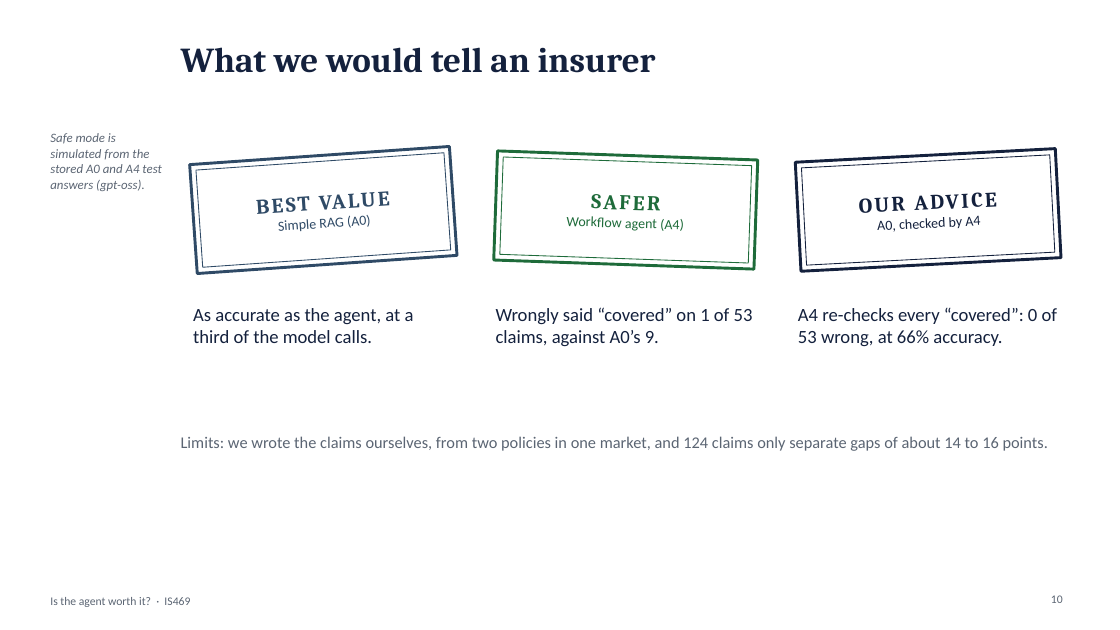
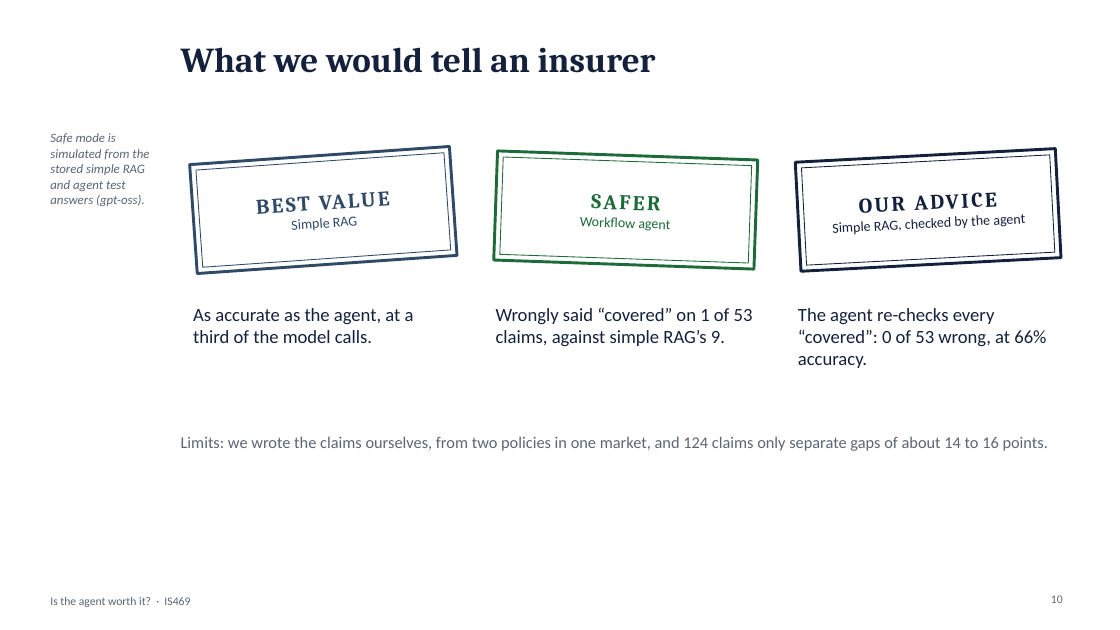
Before and after one commit to yezhan58-oss/insurance_policy_checker-rag, a slide deck: slide 10 of docs/IS469_presentation.pptx. Drawn at 1120x630 pixels with LibreOffice and Linux fonts; fonts in the diff are those of the drawing. Boxes give left, top, right and bottom in pixels: in the first picture for what was removed or moved away, otherwise in the second. Text is boxed around its words. In the diff, an @@ line names an element or a change of style, - is before the commit and + after.

Commit message:
Use setup names (Simple RAG, Workflow agent, ...) instead of codes on slides, script, demo and charts

```diff
--- a/docs/IS469_presentation.pptx
+++ b/docs/IS469_presentation.pptx
@@ text at [50,133,149,206]: text changed @@
-Safe mode is simulated from the stored A0 and A4 test answers (gpt-oss).
+Safe mode is simulated from the stored simple RAG and agent test answers (gpt-oss).
@@ text at [292,216,357,230]: text changed @@
-Simple RAG (A0)
+Simple RAG
@@ text at [580,217,670,231]: text changed @@
-Workflow agent (A4)
+Workflow agent
@@ text at [833,214,1026,234]: text changed @@
-A0, checked by A4
+Simple RAG, checked by the agent
@@ text at [496,307,753,346]: text changed @@
-Wrongly said “covered” on 1 of 53 claims, against A0’s 9.
+Wrongly said “covered” on 1 of 53 claims, against simple RAG’s 9.
@@ text at [798,308,1046,368]: text changed @@
-A4 re-checks every “covered”: 0 of 53 wrong, at 66% accuracy.
+The agent re-checks every “covered”: 0 of 53 wrong, at 66% accuracy.
```
Also in this commit, not shown: 6 other slides changed, 10 other files.
